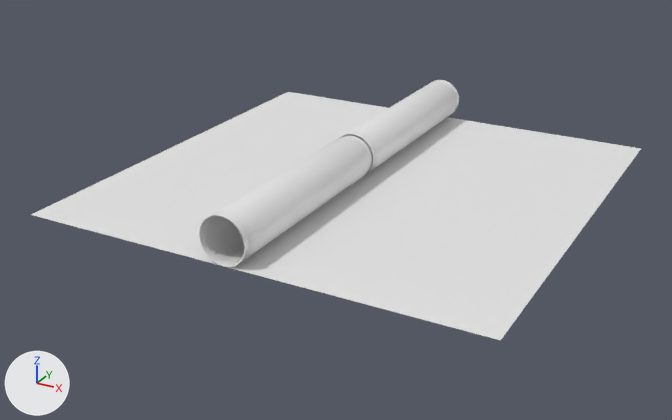
The glTF model public/assets/s_tile.glb: old version first, new version second.
Camera for both pictures: a 50 mm camera at (0.449, -0.859, 0.384) aimed at (-0.005, -0.034, -0.028). Every picture has the same lights, and +X, +Y and +Z are marked at lower left. The first picture is the older version. Where no turn or scale is listed for an object, it has been applied to the vertices.
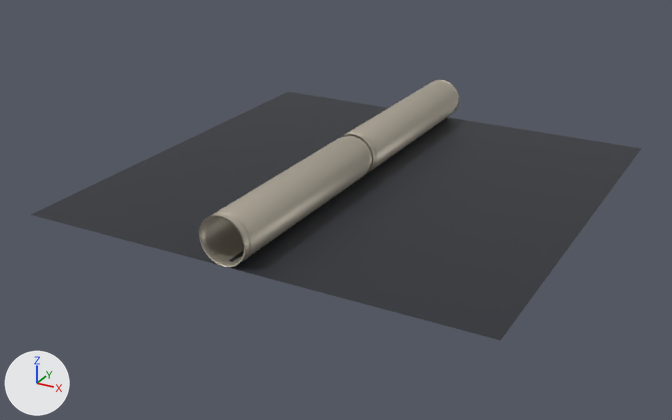
What the commit changed:
Material 'Material' (mat_material) is new.
Its base color is (0.0273, 0.0307, 0.0395) (dark grey #2e3138).
Its metallic is 0.2.
Material 'pipe' (mat_pipe) is new.
Its base color is (0.584, 0.533, 0.44) (light grey #c9c1b1).
Its metallic is 0.7.
me_cylinder_001 has 512 vertices, 896 faces and spans x -0.027..0.023, y -0.375..0.125, z 0.0..0.05.
me_cylinder_001 gains material mat_pipe (light grey #c9c1b1).
me_plane has 4 vertices, 2 faces and spans x -0.25..0.25, y -0.25..0.25, z 0.0.
me_plane gains material mat_material (dark grey #2e3138).

Where the change shows, as pixel boxes (x1, y1, x2, y2) in the pictures (672 x 420 px):
'Plane', recoloured (white to dark grey): (31, 92, 641, 340) in both
'Cylinder.001', recoloured (white to light grey): (199, 80, 459, 267) in both
